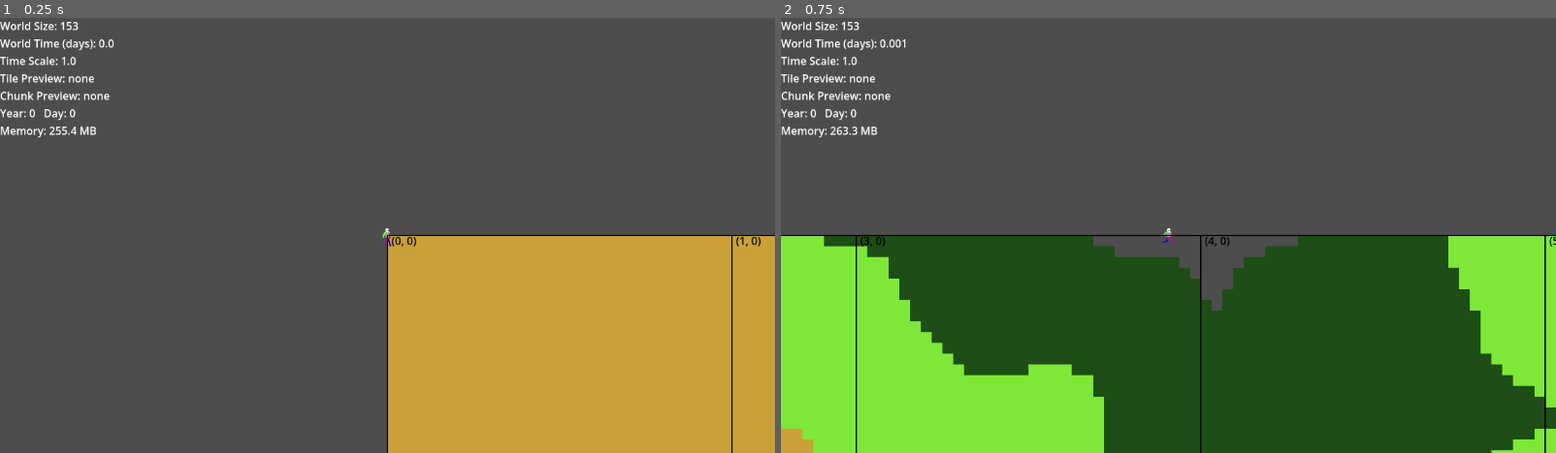
Above: before the commit, frames 1-2 (left to right).
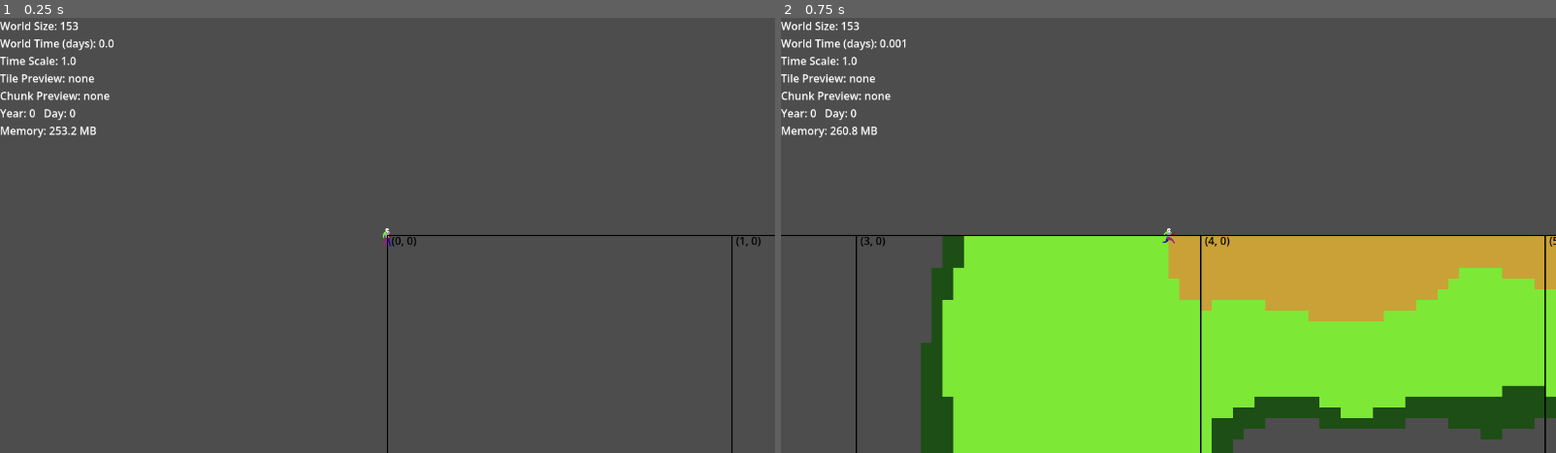
Above: after the commit, the same moments.

Repository: FutureQueenBee/game
Game: Godot game, scene res://WorldRoot.tscn
Two runs of this game, one before a commit and one after it. Both use one fixed random seed, a clock stepped at 60 frames per second and the inputs below.
Inputs (mouse positions are in pixels of both pictures, inside the frame that each line leads up to):
- Up to frame 1 (0.25 s): no input
- Up to frame 2 (0.75 s): tap Enter at 0.5 s; move the mouse to (1339, 213) at 0.52 s; hold Right (ui_right) from 0.53 s (still down); click (1339, 213) at 0.67 s

The runs differ from the first frame. In frame 1, 25% of the frame differs, in the area x 8-100%, y 24-100%; in frame 2, 40%, in the area x 0-100%, y 24-100%.

Commit message:
Fix: Recalibrate biome thresholds and apply noise gain based on altitude audit

Diff:
--- a/scripts/ChunkGenerator.gd
+++ b/scripts/ChunkGenerator.gd
@@ -34,7 +34,7 @@
 			var sample_z = sin(angle) * radius
 
 			# Noise sampling
-			var alt = noise_alt.get_noise_3d(sample_x, wy, sample_z)
+			var alt = noise_alt.get_noise_3d(sample_x, wy, sample_z) * 1.2
 			var moist_raw = noise_moist.get_noise_3d(sample_x, wy, sample_z)
 			var temp_raw = noise_temp.get_noise_3d(sample_x, wy, sample_z)
 
--- a/scripts/WorldManager.gd
+++ b/scripts/WorldManager.gd
@@ -3,8 +3,8 @@
 @export var CHUNK_SIZE: int = 32
 @export var TILE_SIZE: int = 16
 @export var ACTIVE_RADIUS: int = 8
-@export var WORLD_WIDTH_TILES: int = 2048
-@export var WORLD_HEIGHT_TILES: int = 1024
+@export var WORLD_WIDTH_TILES: int = 4096
+@export var WORLD_HEIGHT_TILES: int = 2048
 
 # ---------------------------------------------------------
 # WORLD + SIMULATION STATE
--- a/scripts/WorldTile.gd
+++ b/scripts/WorldTile.gd
@@ -26,13 +26,13 @@
 
 func classify_biome():
 	# 1. Altitude Tiering (Water vs Land)
-	if altitude < -0.6:
+	if altitude < -0.5:
 		tile_id = TILE_OCEAN_DEEP
 		biome = "ocean_deep"
-	elif altitude < -0.3:
+	elif altitude < -0.25:
 		tile_id = TILE_OCEAN_MID
 		biome = "ocean_mid"
-	elif altitude < -0.1:
+	elif altitude < -0.05:
 		tile_id = TILE_OCEAN_SHELF
 		biome = "ocean_shelf"
 	elif altitude < 0.0:
